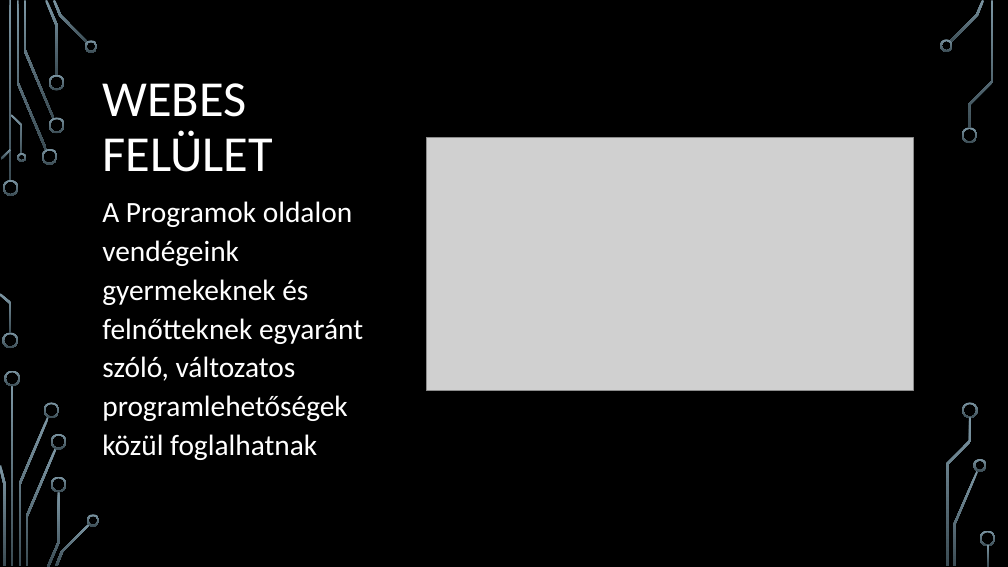
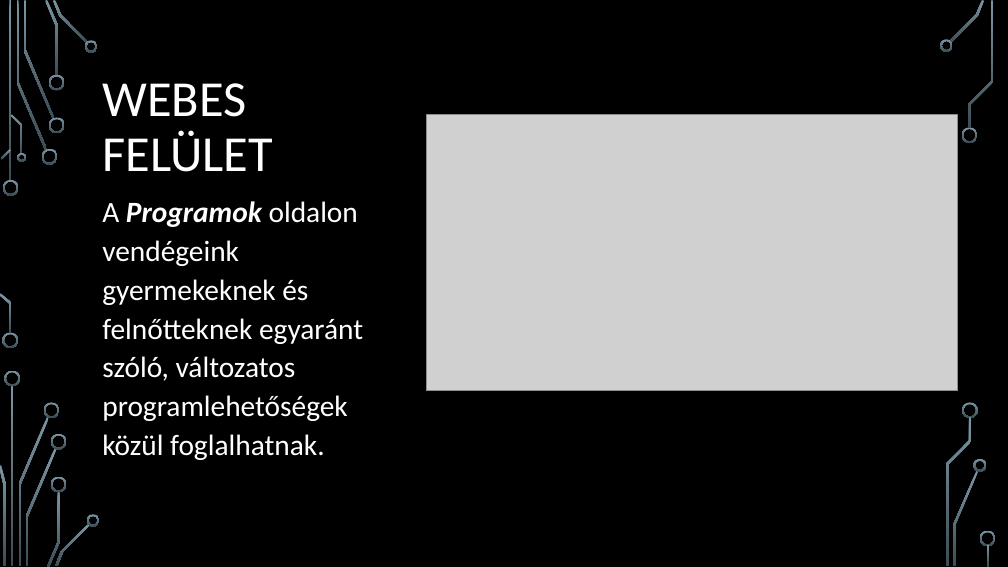
Before and after one commit to MrTahil/hotel, a slide deck: slide 18 of HMZ-rt.pptx. Drawn at 1008x567 pixels with LibreOffice and Linux fonts; fonts in the diff are those of the drawing; grey boxes stand for pictures; background and template pictures are left out. Boxes give left, top, right and bottom in pixels: in the first picture for what was removed or moved away, otherwise in the second. Text is boxed around its words. In the diff, an @@ line names an element or a change of style, - is before the commit and + after.

```diff
--- a/HMZ-rt.pptx
+++ b/HMZ-rt.pptx
@@ picture: place and size @@
-picture at [426,137,913,390]
+picture at [426,114,958,391]
@@ text at [102,201,363,460]: text changed @@
-A Programok oldalon vendégeink gyermekeknek és felnőtteknek egyaránt szóló, változatos programlehetőségek közül foglalhatnak
+A Programok oldalon vendégeink gyermekeknek és felnőtteknek egyaránt szóló, változatos programlehetőségek közül foglalhatnak.
```
Also in this commit, not shown: 18 other slides changed.
